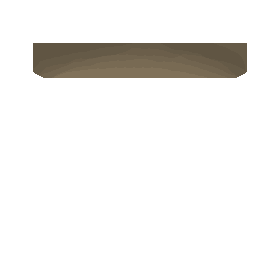
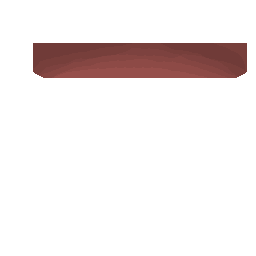
Comparing the layer stacks of the two 256×256 images. Changes:
added layer "Layer 2" above "Ceiling" over box(33, 43, 247, 78)
